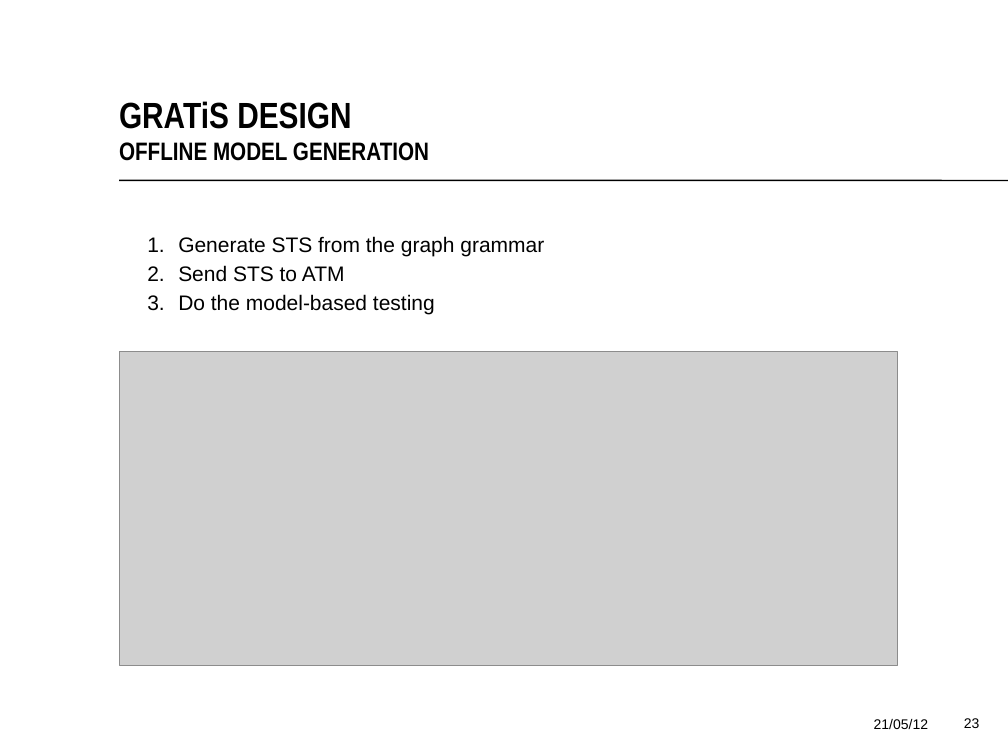
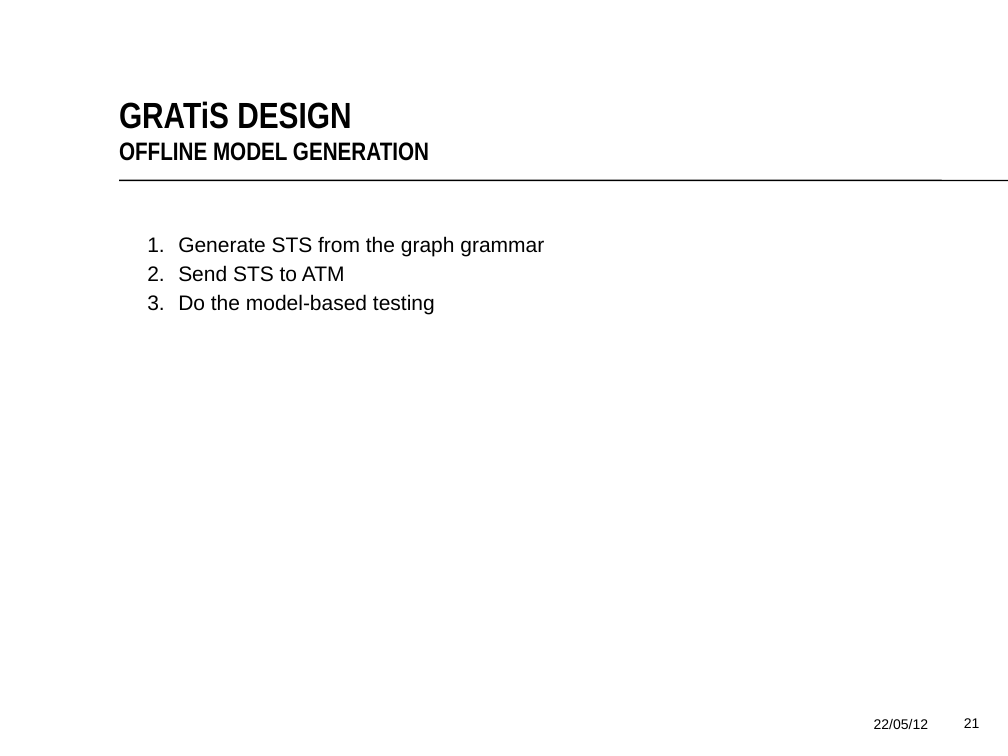
Before and after one commit to vincentdebruijnut/MBT-with-GTS, a slide deck: slide 21 of Final-thesis/presentation/presentatie.odp (slide 23 before the commit). Drawn at 1008x756 pixels with LibreOffice and Linux fonts; fonts in the diff are those of the drawing; grey boxes stand for pictures; background and template pictures are left out. Boxes give left, top, right and bottom in pixels: in the first picture for what was removed or moved away, otherwise in the second. Text is boxed around its words. In the diff, an @@ line names an element or a change of style, - is before the commit and + after.

Commit message:
model

```diff
--- a/Final-thesis/presentation/presentatie.odp
+++ b/Final-thesis/presentation/presentatie.odp
@@ picture removed at <box>120,352,897,665</box> @@
@@ text at <box>874,719,928,729</box>: text changed @@
-21/05/12
+22/05/12
@@ page number at <box>964,718,980,728</box>: text changed @@
-23
+21
```
Also in this commit, not shown: 35 other slides changed, 3 slides removed, 30 other files.
